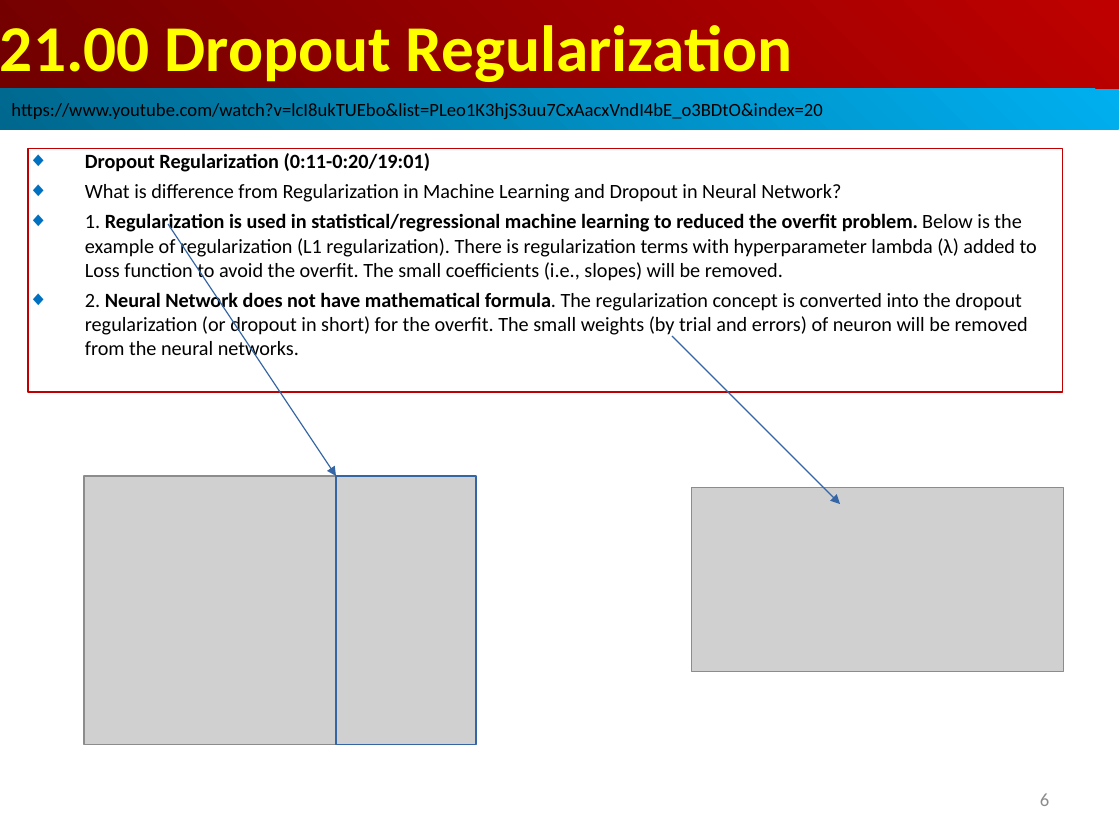
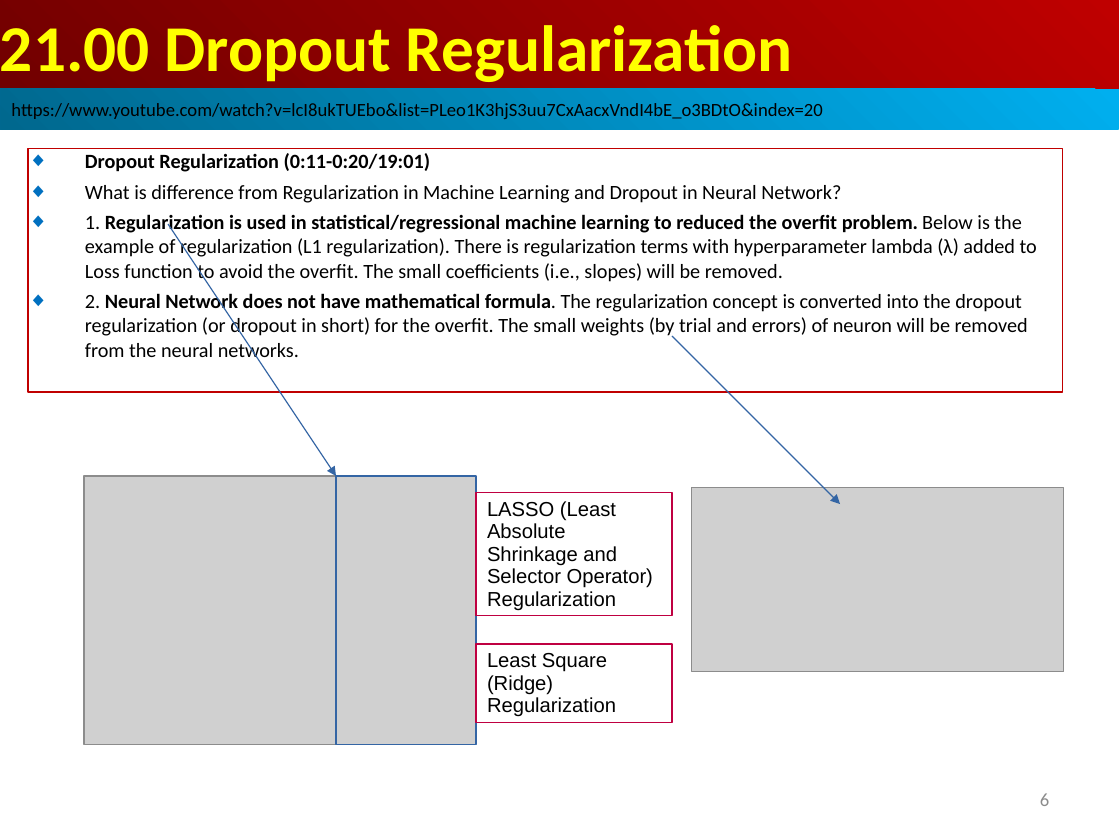
Before and after one commit to peterhchen/AIU_CS512_DL, a slide deck: slide 6 of 000_Lecture_Project/week11/001_Video/21.00_w10_review02_Dropout.ppt. Drawn at 1120x840 pixels with LibreOffice and Linux fonts; fonts in the diff are those of the drawing; grey boxes stand for pictures. Boxes give left, top, right and bottom in pixels: in the first picture for what was removed or moved away, otherwise in the second. Text is boxed around its words. In the diff, an @@ line names an element or a change of style, - is before the commit and + after.

```diff
--- a/000_Lecture_Project/week11/001_Video/21.00_w10_review02_Dropout.ppt
+++ b/000_Lecture_Project/week11/001_Video/21.00_w10_review02_Dropout.ppt
@@ rectangle added at <box>476,493,672,616</box>, outline #BF0041 0.74 pt, 13 pt, text #000000 @@
+LASSO (Least Absolute Shrinkage and Selector Operator) Regularization
@@ rectangle added at <box>476,644,672,722</box>, outline #BF0041 0.74 pt, 13 pt, text #000000 @@
+Least Square (Ridge) Regularization
```
Also in this commit, not shown: 2 other files.
